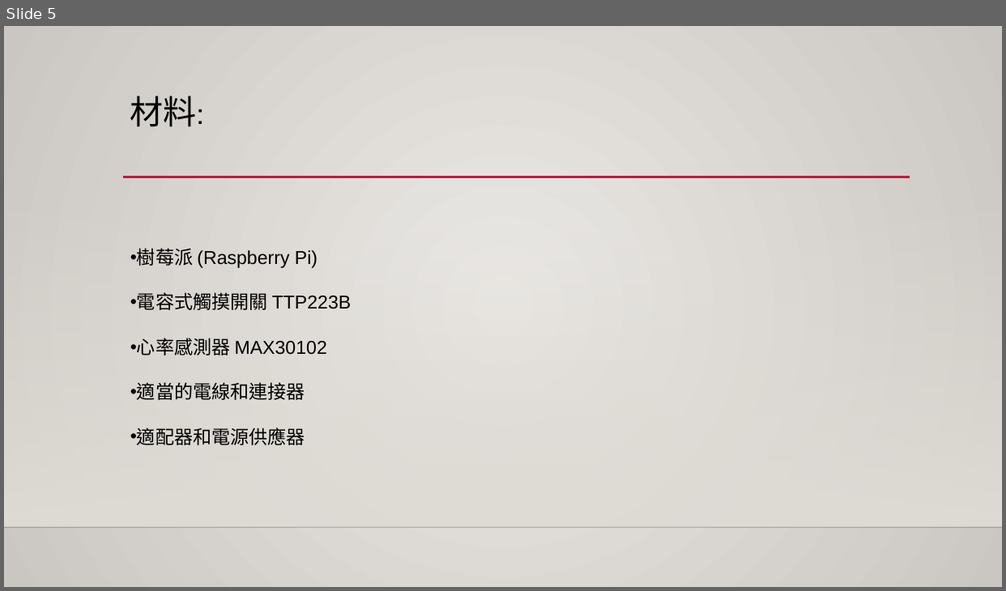
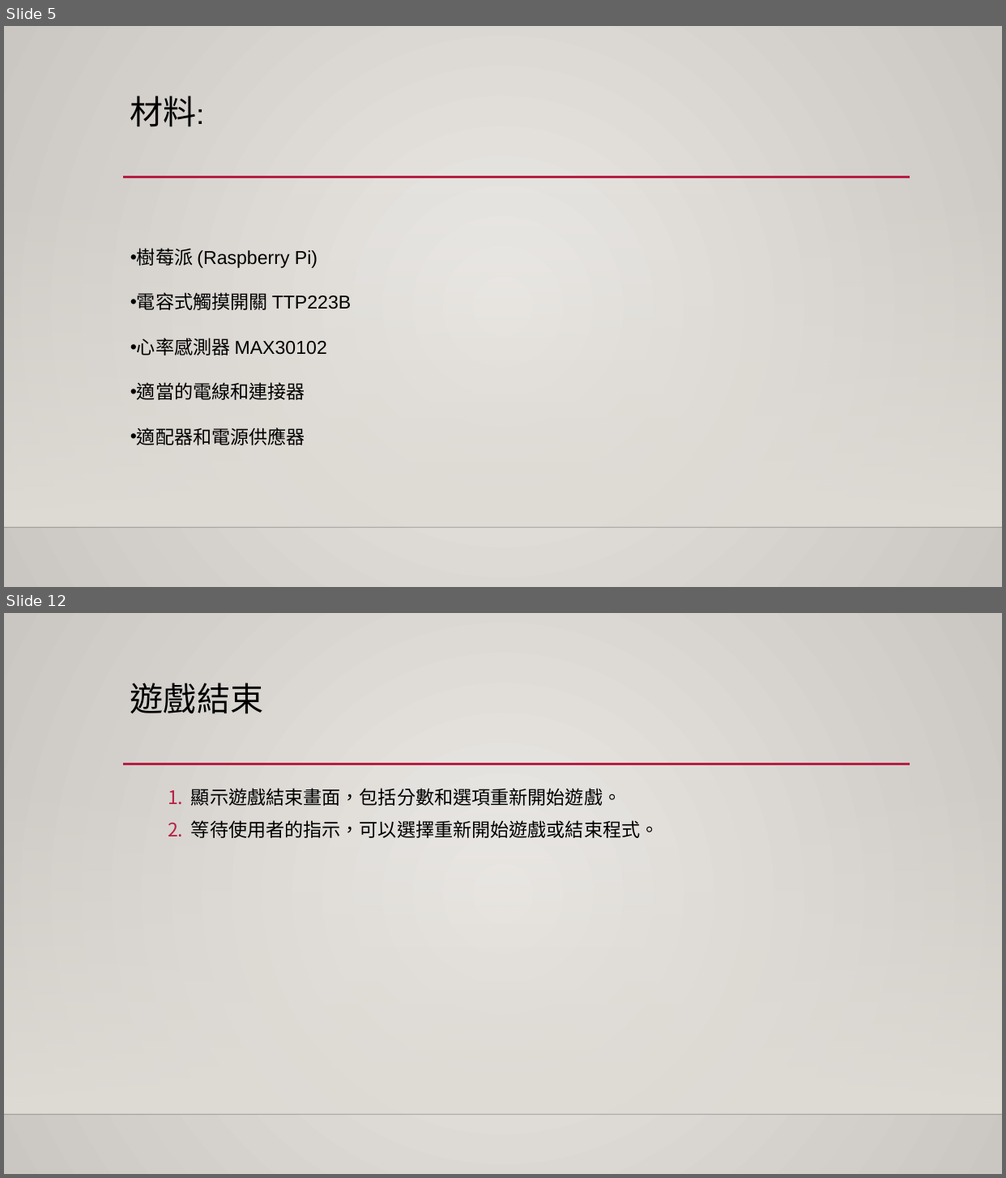
Before and after one commit to 4110E102/2024.2.29, a slide deck: 4110E102 PIgame.pptx. Shown one above the other, each under a label of ours: slide 5 before the commit, slides 5 and 12 after it; the slides between them are not shown. The pictures are 1006x591 and 1006x1178 pixels, drawn with LibreOffice and Linux fonts; fonts in the diff are those of the drawing; background and template pictures are left out. Boxes give left, top, right and bottom in pixels: in the first picture for what was removed or moved away, otherwise in the second. Text is boxed around its words. In the diff, an @@ line names an element or a change of style, - is before the commit and + after.

```diff
--- a/4110E102 PIgame.pptx
+++ b/4110E102 PIgame.pptx
@@ slide 12 added at bbox=[4, 613, 1002, 1174], background gradient #ECEAE7 to #CAC7C1; not listed: 3 template elements that a slide beside it also shows @@
@@ title added at bbox=[130, 683, 263, 714], 32 pt, text #000000 @@
+遊戲結束
@@ text added at bbox=[191, 788, 658, 838], 18 pt, text #000000 @@
+  1. 顯示遊戲結束畫面，包括分數和選項重新開始遊戲。
+  2. 等待使用者的指示，可以選擇重新開始遊戲或結束程式。
```
Also in this commit, not shown: 2 slides changed, 9 other slides added, 1 slide removed.
